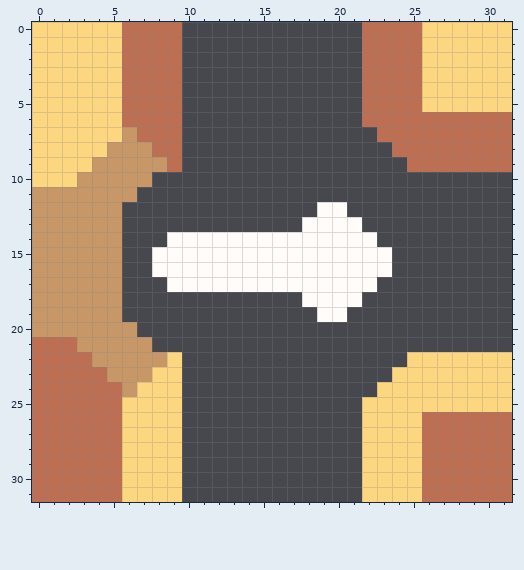
Pixel-art sprite, stored at sprites/blocks/liquids/directed-conduit/directed-conduit-top-4.png. The picture above was drawn from the file before the commit.
The file is 32x32 pixels.
The result:
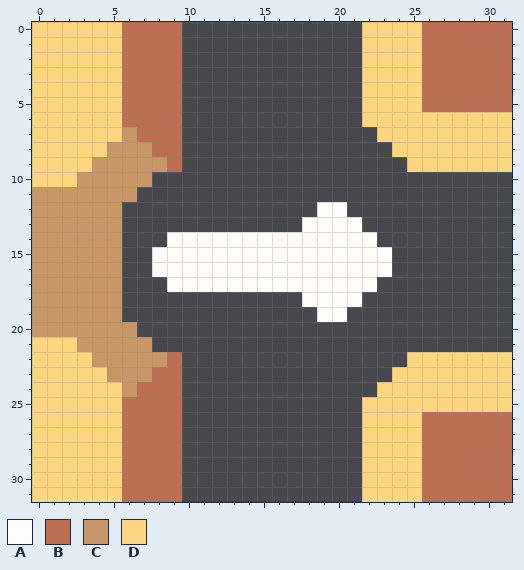
Palette (. is transparent): A #fffcf9  B #bc6f52  C #c89768  D #fdd680
The exact change:
@@ x 20..31 @@
- 0 ..BBBBDDDDDD
- 1 ..BBBBDDDDDD
- 2 ..BBBBDDDDDD
- 3 ..BBBBDDDDDD
- 4 ..BBBBDDDDDD
- 5 ..BBBBDDDDDD
- 6 ..BBBBBBBBBB
- 7 ...BBBBBBBBB
- 8 ....BBBBBBBB
- 9 .....BBBBBBB
+ 0 ..DDDDBBBBBB
+ 1 ..DDDDBBBBBB
+ 2 ..DDDDBBBBBB
+ 3 ..DDDDBBBBBB
+ 4 ..DDDDBBBBBB
+ 5 ..DDDDBBBBBB
+ 6 ..DDDDDDDDDD
+ 7 ...DDDDDDDDD
+ 8 ....DDDDDDDD
+ 9 .....DDDDDDD
 10 ............
@@ x 0..11 @@
 20 CCCCCCC.....
-21 BBBCCCCC....
-22 BBBBCCCCCD..
-23 BBBBBCCCDD..
-24 BBBBBBCDDD..
-25 BBBBBBDDDD..
-26 BBBBBBDDDD..
-27 BBBBBBDDDD..
-28 BBBBBBDDDD..
-29 BBBBBBDDDD..
-30 BBBBBBDDDD..
-31 BBBBBBDDDD..
+21 DDDCCCCC....
+22 DDDDCCCCCB..
+23 DDDDDCCCBB..
+24 DDDDDDCBBB..
+25 DDDDDDBBBB..
+26 DDDDDDBBBB..
+27 DDDDDDBBBB..
+28 DDDDDDBBBB..
+29 DDDDDDBBBB..
+30 DDDDDDBBBB..
+31 DDDDDDBBBB..
Boxes around the changes in both pictures, in picture pixels (x1, y1, x2, y2):
changed: (362, 22, 512, 172)
changed: (32, 337, 182, 502)
